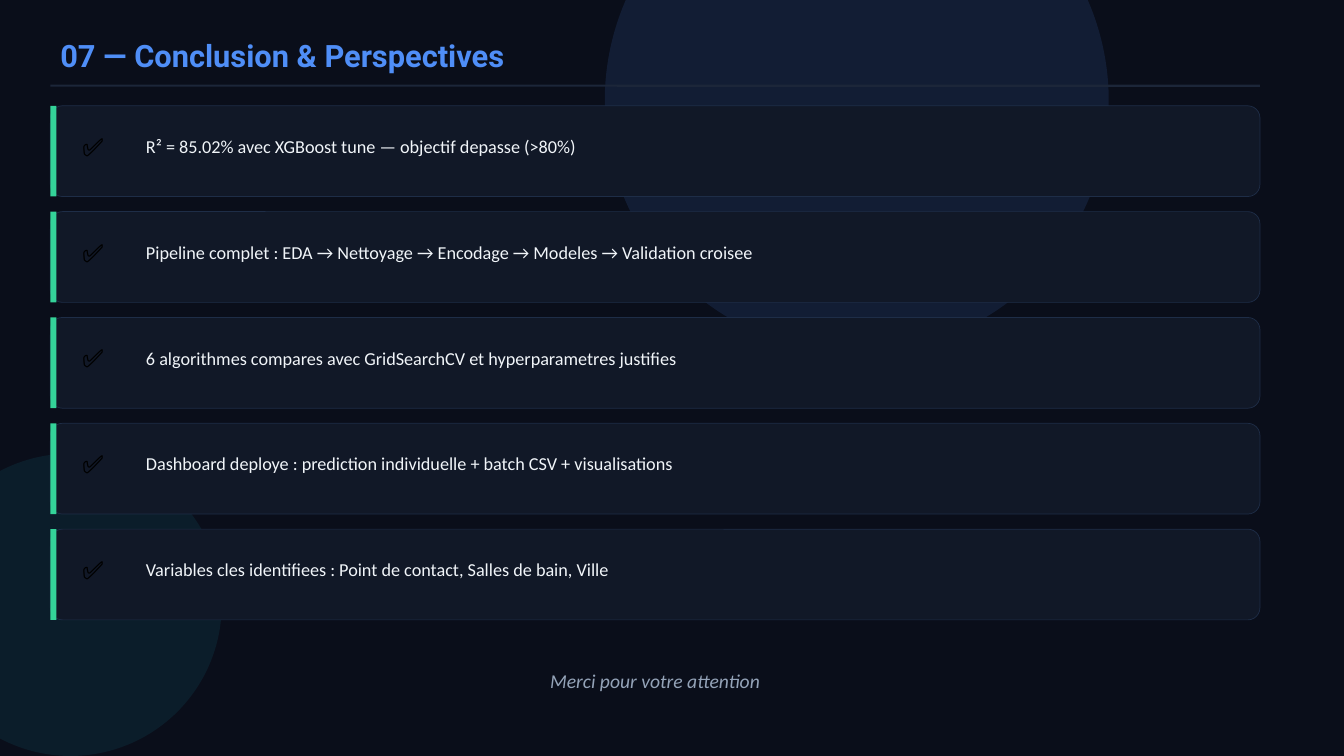
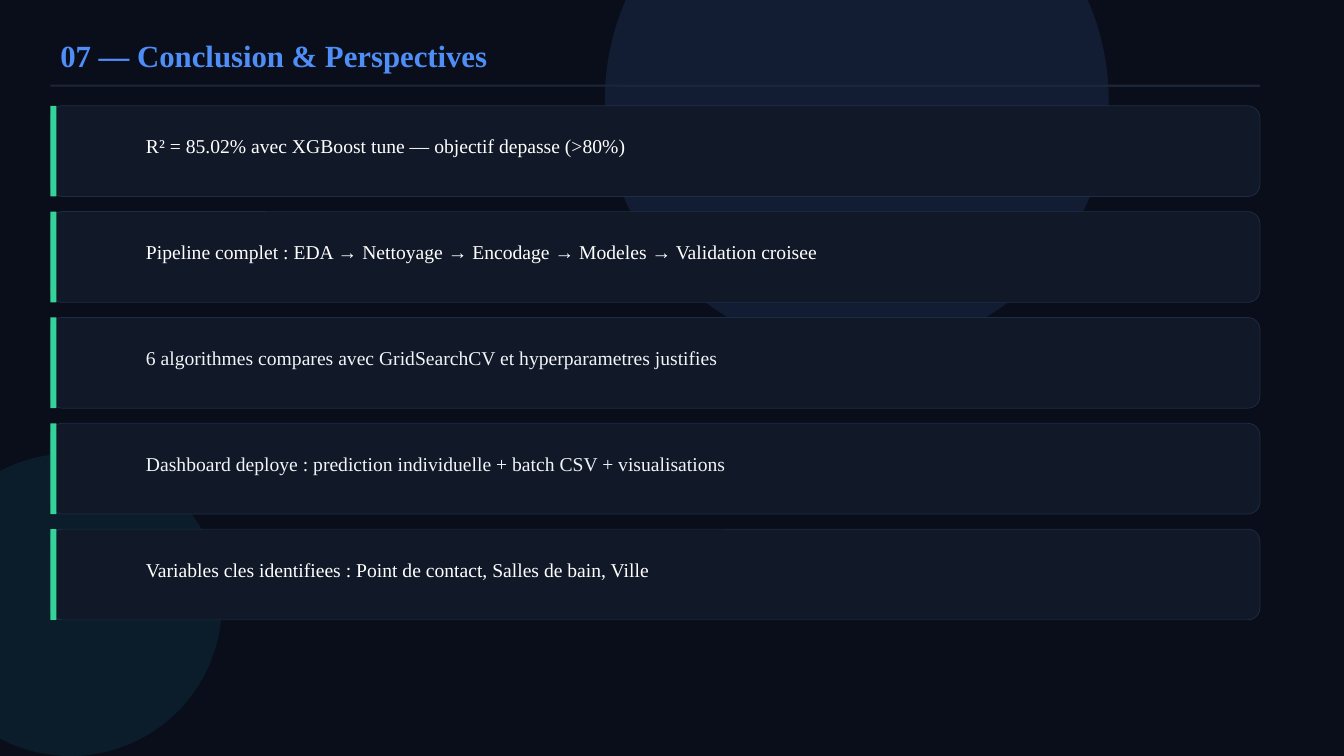
Before and after one commit to Zekerya001/projet_4_Zekerya, a slide deck: slide 9 of presentation_loyers.pptx. Drawn at 1344x756 pixels with LibreOffice and Linux fonts; fonts in the diff are those of the drawing. Boxes give left, top, right and bottom in pixels: in the first picture for what was removed or moved away, otherwise in the second. Text is boxed around its words. In the diff, an @@ line names an element or a change of style, - is before the commit and + after.

```diff
--- a/presentation_loyers.pptx
+++ b/presentation_loyers.pptx
@@ text "07 — Conclusion & Perspectives" at [60,45,487,73]: font Roboto to Times New Roman @@
@@ text removed at [66,111,121,181] @@
-✅
@@ text removed at [66,217,121,287] @@
-✅
@@ text removed at [66,323,121,393] @@
-✅
@@ text "6 algorithmes compares avec GridSearchCV ..." at [146,351,717,370]: size 13 to 14 pt, font Calibri to Times New Roman @@
@@ text removed at [66,429,121,499] @@
-✅
@@ text "Dashboard deploye : prediction individuelle ..." at [146,457,725,476]: size 13 to 14 pt, font Calibri to Times New Roman @@
@@ text removed at [66,534,121,605] @@
-✅
@@ size 13 to 14 pt, font Calibri to Times New Roman, text colour #F1F5F9 to #FFFFFF in 3 elements at [146,139,625,158], [146,245,817,264], [146,563,649,580] @@
@@ text removed at [550,674,760,691] @@
-Merci pour votre attention
```
Also in this commit, not shown: 8 other slides changed, 1 slide added, 1 other file.
